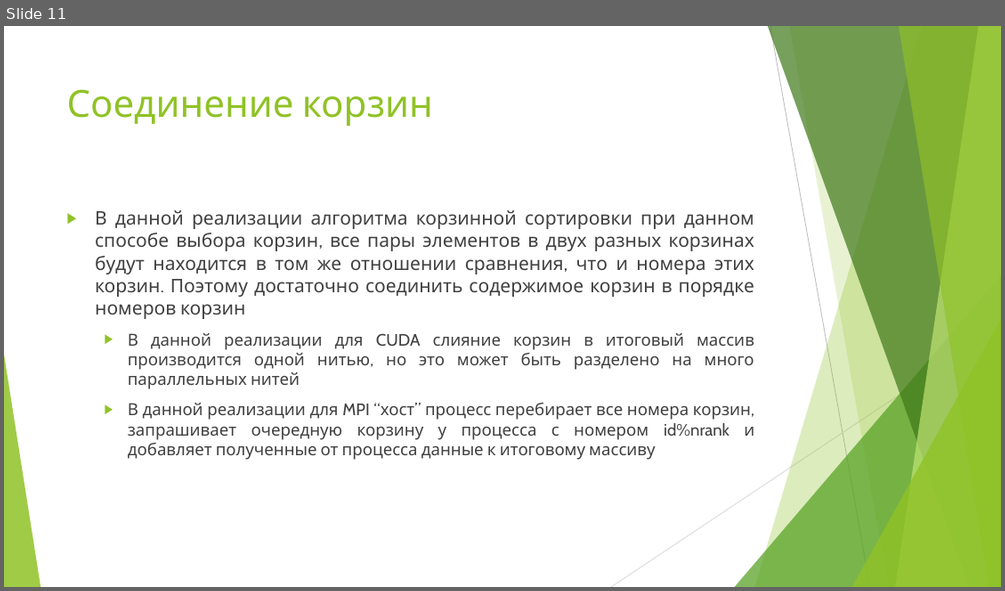
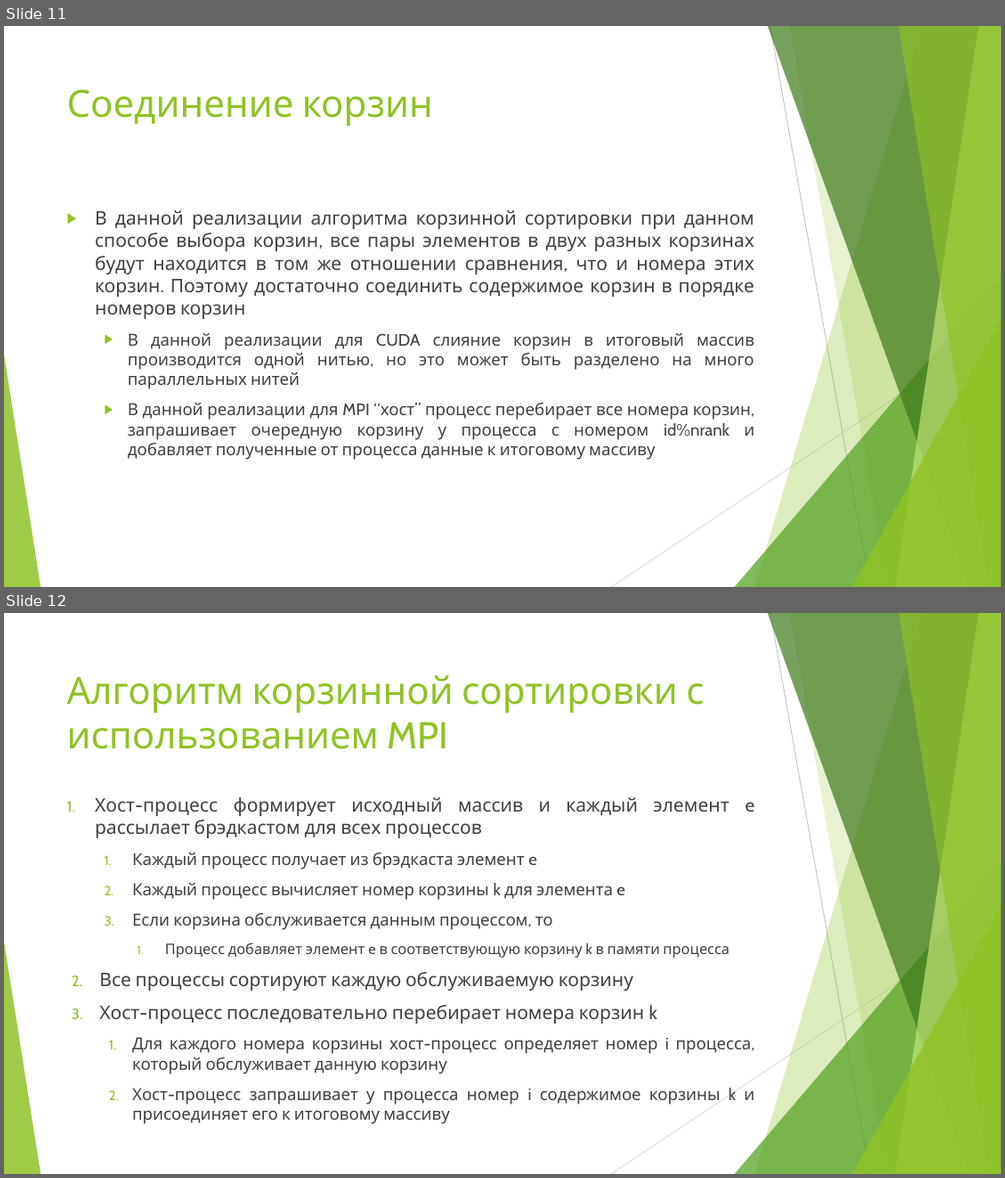
Before and after one commit to dprotopopov/ParallelSorting, a slide deck: Корзинная сортировка.pptx. Shown one above the other, each under a label of ours: slide 11 before the commit, slides 11 and 12 after it. The pictures are 1005x591 and 1005x1178 pixels, drawn with LibreOffice and Linux fonts; fonts in the diff are those of the drawing. Boxes give left, top, right and bottom in pixels: in the first picture for what was removed or moved away, otherwise in the second. Text is boxed around its words. In the diff, an @@ line names an element or a change of style, - is before the commit and + after.

Commit message:
> У вас получились уже алгоритмы сортировки описать поэтапно?

```diff
--- a/Корзинная сортировка.pptx
+++ b/Корзинная сортировка.pptx
@@ slide 12 added at (4,613,1001,1174), background #FFFFFF; not listed: 10 template elements that a slide beside it also shows @@
@@ title added at (67,675,704,749), 36 pt, text #90C226 @@
+Алгоритм корзинной сортировки с использованием MPI
@@ text added at (95,797,755,1104), 16 pt, text #404040 @@
+1. Хост-процесс формирует исходный массив и каждый элемент e рассылает брэдкастом для всех процессов
+  1. Каждый процесс получает из брэдкаста элемент e
+  2. Каждый процесс вычисляет номер корзины k для элемента e
+  3. Если корзина обслуживается данным процессом, то
+    1. Процесс добавляет элемент e в соответствующую корзину k в памяти процесса
+2. Все процессы сортируют каждую обслуживаемую корзину
+3. Хост-процесс последовательно перебирает номера корзин k
+  1. Для каждого номера корзины хост-процесс определяет номер i процесса, который обслуживает данную корзину
+  2. Хост-процесс запрашивает у процесса номер i содержимое корзины k и присоединяет его к итоговому массиву
```
Also in this commit, not shown: 1 other slide added, 4 other files.
